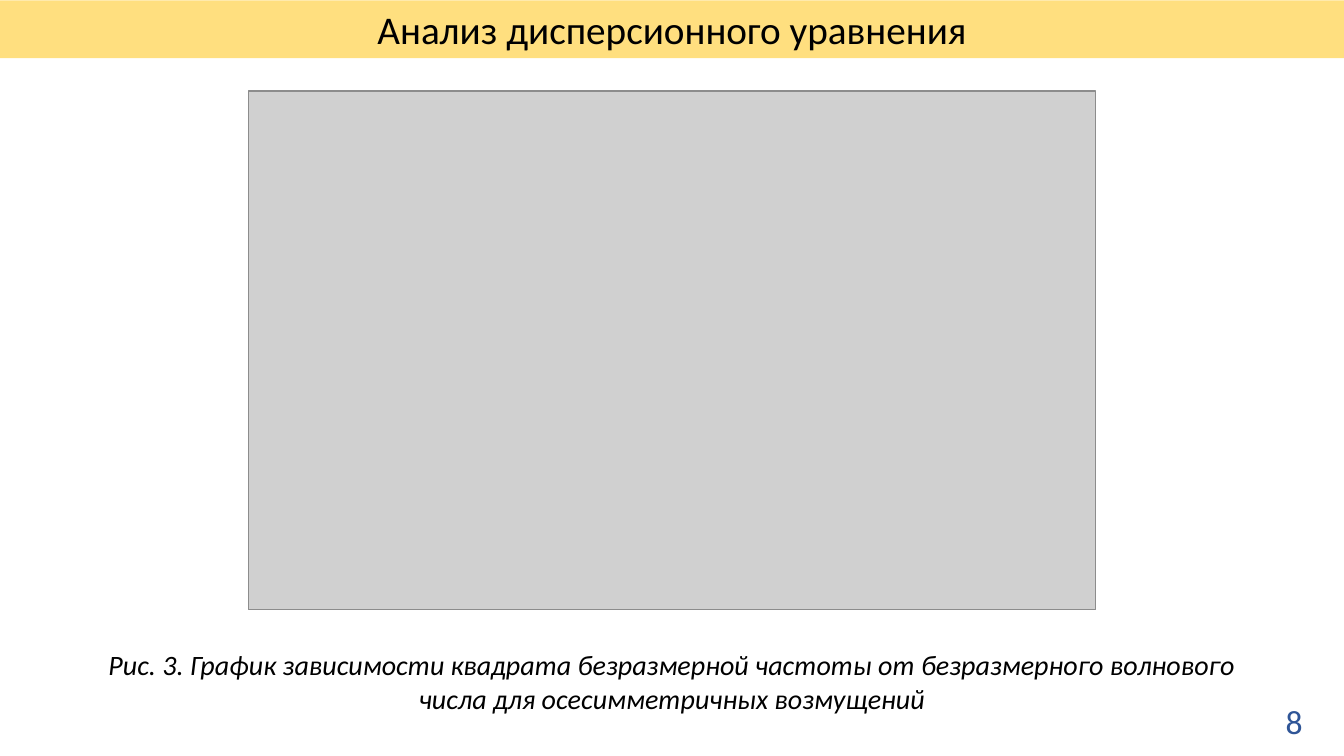
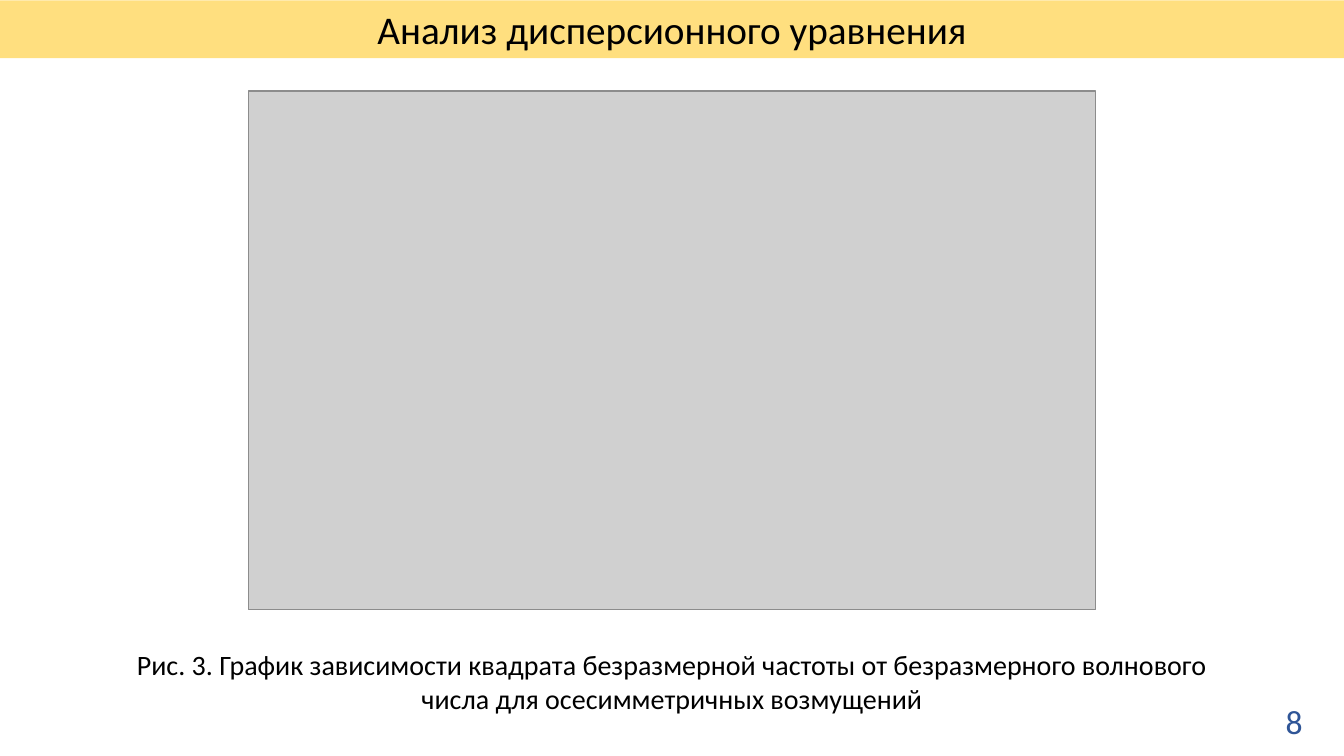
Before and after one commit to GreysMouse/diplom, a slide deck: slide 8 of рассказ.pptx. Drawn at 1344x756 pixels with LibreOffice and Linux fonts; fonts in the diff are those of the drawing; grey boxes stand for pictures. Boxes give left, top, right and bottom in pixels: in the first picture for what was removed or moved away, otherwise in the second. Text is boxed around its words. In the diff, an @@ line names an element or a change of style, - is before the commit and + after.

```diff
--- a/рассказ.pptx
+++ b/рассказ.pptx
@@ text "Рис. 3. График зависимости квадрата ..." at (137, 656, 1206, 714): italic off @@
```
Also in this commit, not shown: 4 other slides changed, 3 other files.
